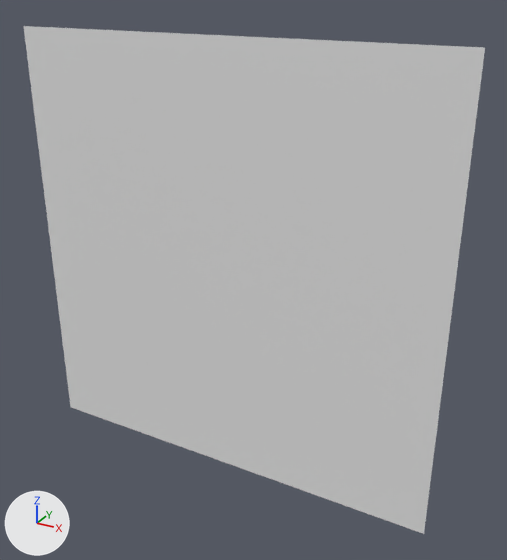
An edit to the OBJ model Assets/Tiled2Unity/Meshes/TextArea.obj, drawn before and after from the same camera.
Camera for both pictures: a camera (50 mm lens) standing at (291.0, -1443.0, 133.0) and looking at (-524.0, 38.0, -608.0). The lights are fixed; the arrows at lower left show +X, +Y and +Z. Where no turn or scale is listed for an object, it has been applied to the vertices.

The older version as bpy lines, for what is in view:
```python
me_textarea = bpy.data.meshes.new('TextArea')
me_textarea.from_pydata(...)  # 5776 vertices, 5625 faces; spans x -1200.0..0.0, y 0.0, z -1200.0..0.0
ob_textarea = bpy.data.objects.new('TextArea', me_textarea)
ob_textarea.location = (0.0, 0.0, 0.0)
```
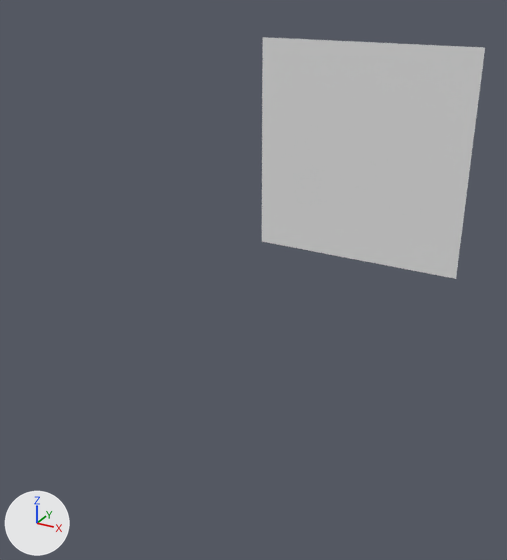
Pixel boxes (x1, y1, x2, y2) of what changed, in the pictures (507 x 560 px):
'TextArea', reshaped (52% narrower, 52% shorter): before (24, 26, 485, 534); after (262, 37, 485, 279)
part 1 of me_textarea, deleted: before (24, 26, 456, 534)

The change, as a diff of the scene's bpy script:
```diff
--- a/Assets/Tiled2Unity/Meshes/TextArea.obj.py
+++ b/Assets/Tiled2Unity/Meshes/TextArea.obj.py
@@ me_textarea @@
 # used by ob_textarea; location = (0.0, 0.0, 0.0)
-me_textarea.from_pydata(...)  # 5776 vertices, 5625 faces; spans x -1200.0..0.0, y 0.0, z -1200.0..0.0
+me_textarea.from_pydata(...)  # 961 vertices, 900 faces; spans x -480.0..0.0, y 0.0, z -480.0..0.0
+# me_textarea part 1: 4815 vertices removed from x -1200.0..0.0, y 0.0, z -1200.0..0.0
```
